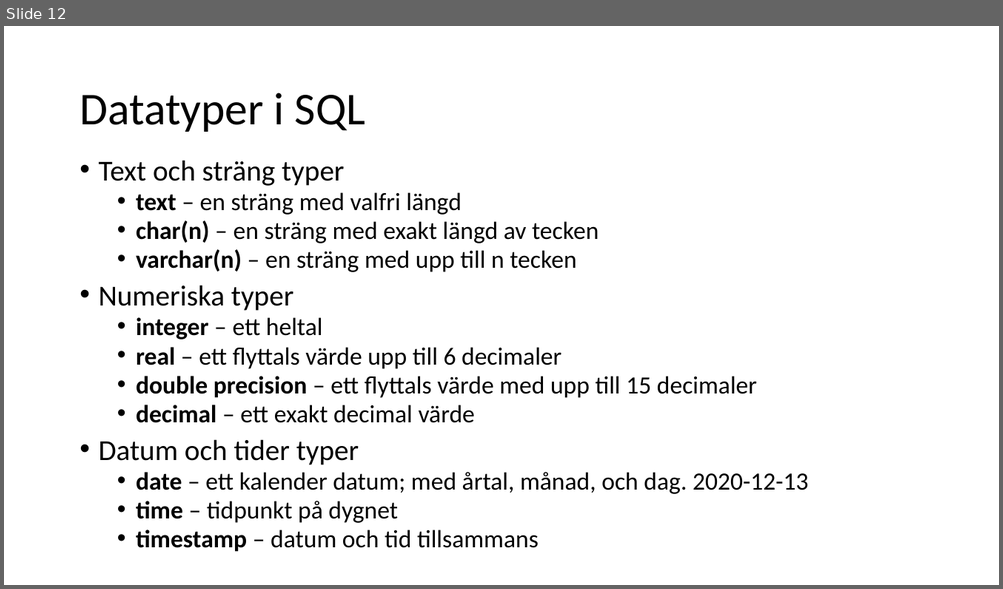
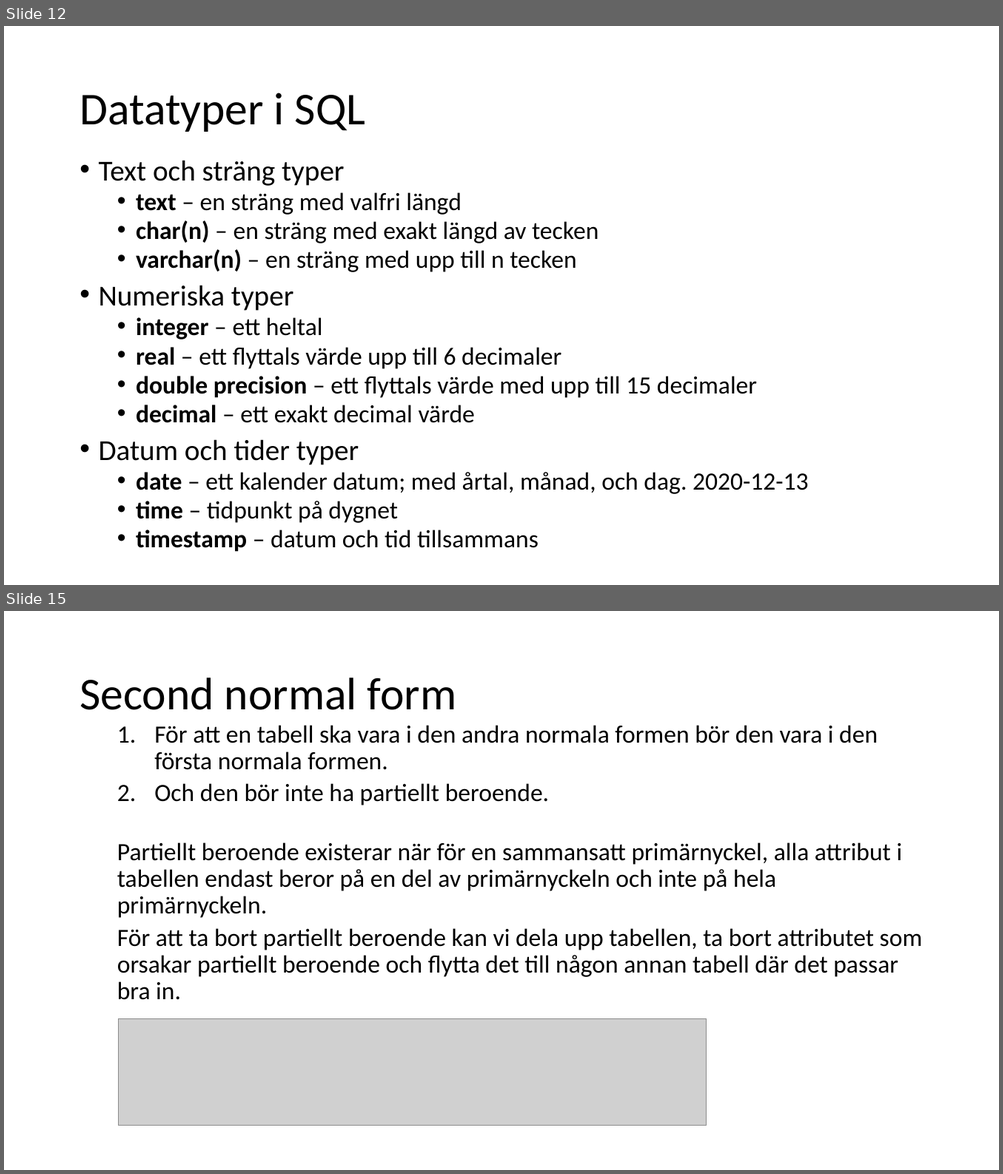
Before and after one commit to abbjetmus/FN-projekt, a slide deck: Relationsdatabaser.pptx. Shown one above the other, each under a label of ours: slide 12 before the commit, slides 12 and 15 after it; the slides between them are not shown. The pictures are 1003x589 and 1003x1174 pixels, drawn with LibreOffice and Linux fonts; fonts in the diff are those of the drawing; grey boxes stand for pictures. Boxes give left, top, right and bottom in pixels: in the first picture for what was removed or moved away, otherwise in the second. Text is boxed around its words. In the diff, an @@ line names an element or a change of style, - is before the commit and + after.

```diff
--- a/Relationsdatabaser.pptx
+++ b/Relationsdatabaser.pptx
@@ slide 15 added at (4,611,999,1170), background #FFFFFF @@
@@ title added at (79,678,457,710), 44 pt, text #000000 @@
+Second normal form
@@ text added at (117,725,922,1000), 24 pt, text #000000 @@
+  1. För att en tabell ska vara i den andra normala formen bör den vara i den första normala formen.
+  2. Och den bör inte ha partiellt beroende.
+  Partiellt beroende existerar när för en sammansatt primärnyckel, alla attribut i tabellen endast beror på en del av primärnyckeln och inte på hela primärnyckeln.
+  För att ta bort partiellt beroende kan vi dela upp tabellen, ta bort attributet som orsakar partiellt beroende och flytta det till någon annan tabell där det passar bra in.
@@ picture added at (118,1019,706,1126) @@
```
Also in this commit, not shown: 1 slide changed, 3 other slides added, 1 other file.
